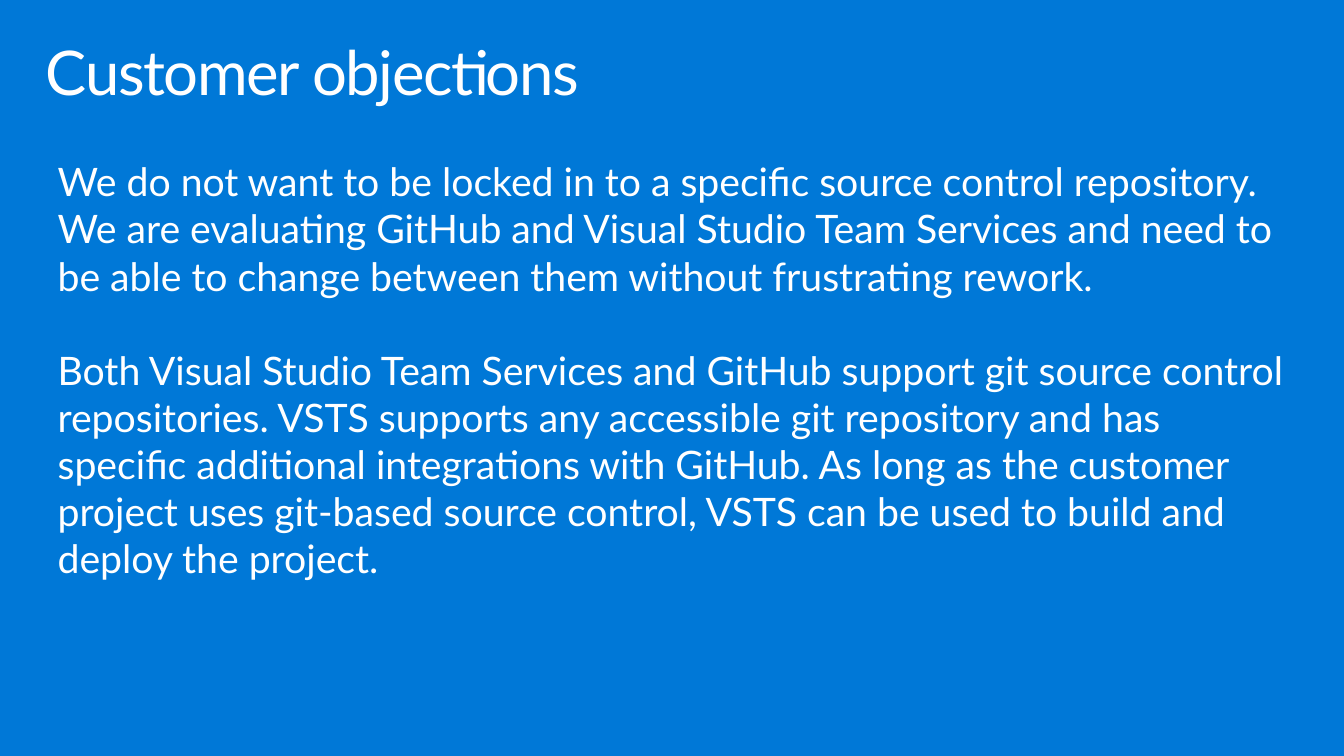
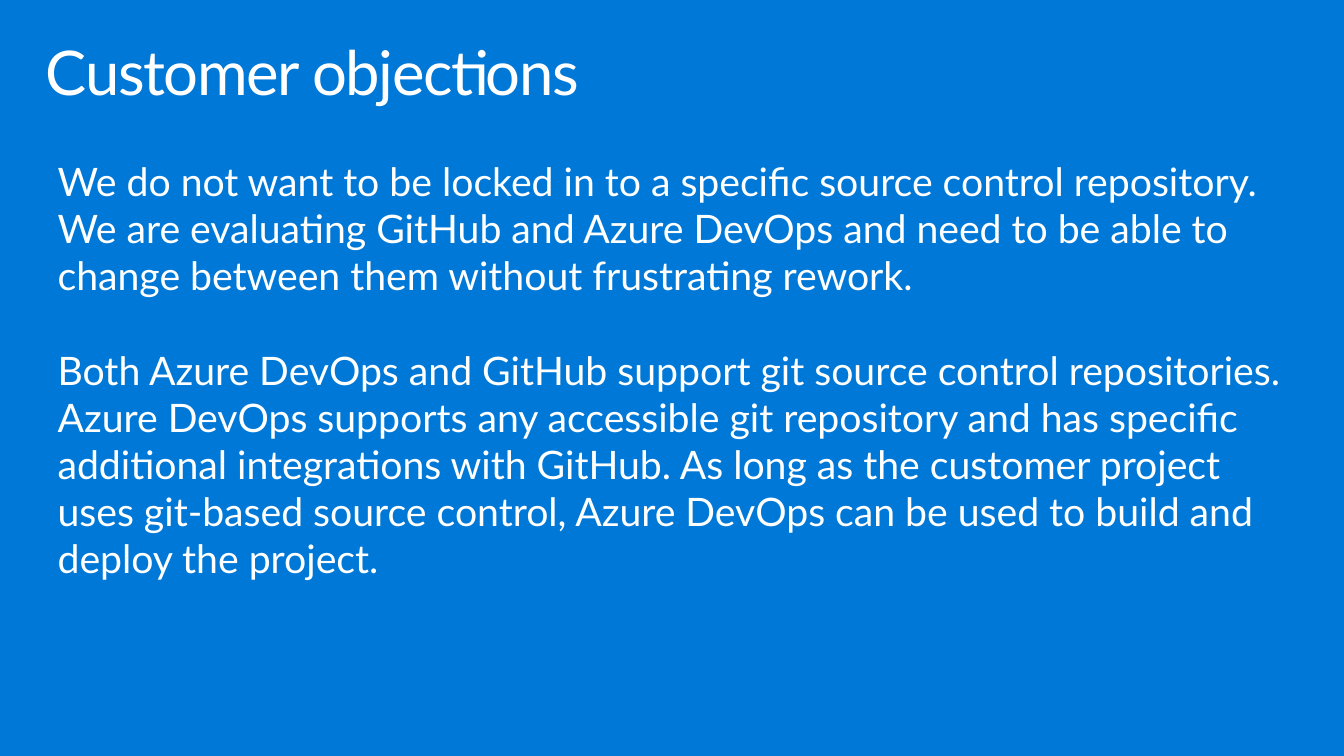
Before and after one commit to yashmadan123/MCW-Continuous-delivery-in-Azure-DevOps, a slide deck: slide 26 of Whiteboard design session/WDS trainer presentation - Continuous delivery in VSTS and Azure.pptx. Drawn at 1344x756 pixels with LibreOffice and Linux fonts; fonts in the diff are those of the drawing. Boxes give left, top, right and bottom in pixels: in the first picture for what was removed or moved away, otherwise in the second. Text is boxed around its words. In the diff, an @@ line names an element or a change of style, - is before the commit and + after.

Commit message:
updated vsts text references and dates to January 2019

```diff
--- a/Whiteboard design session/WDS trainer presentation - Continuous delivery in VSTS and Azure.pptx
+++ b/Whiteboard design session/WDS trainer presentation - Continuous delivery in VSTS and Azure.pptx
@@ text at [58,167,1280,574]: text changed @@
-We do not want to be locked in to a specific source control repository. We are evaluating GitHub and Visual Studio Team Services and need to be able to change between them without frustrating rework.
-Both Visual Studio Team Services and GitHub support git source control repositories. VSTS supports any accessible git repository and has specific additional integrations with GitHub. As long as the customer project uses git-based source control, VSTS can be used to build and deploy the project.
+We do not want to be locked in to a specific source control repository. We are evaluating GitHub and Azure DevOps and need to be able to change between them without frustrating rework.
+Both Azure DevOps and GitHub support git source control repositories. Azure DevOps supports any accessible git repository and has specific additional integrations with GitHub. As long as the customer project uses git-based source control, Azure DevOps can be used to build and deploy the project.
```
Also in this commit, not shown: 6 other slides changed, 8 other files.
